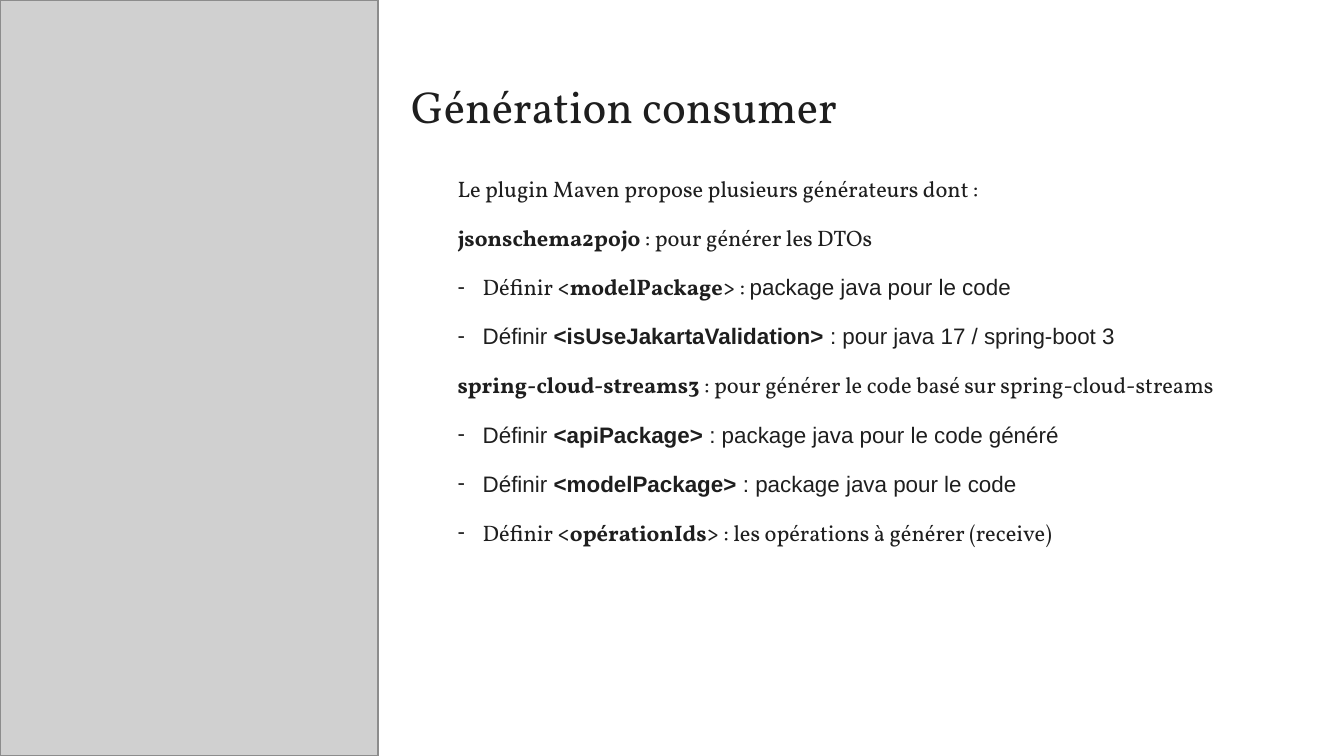
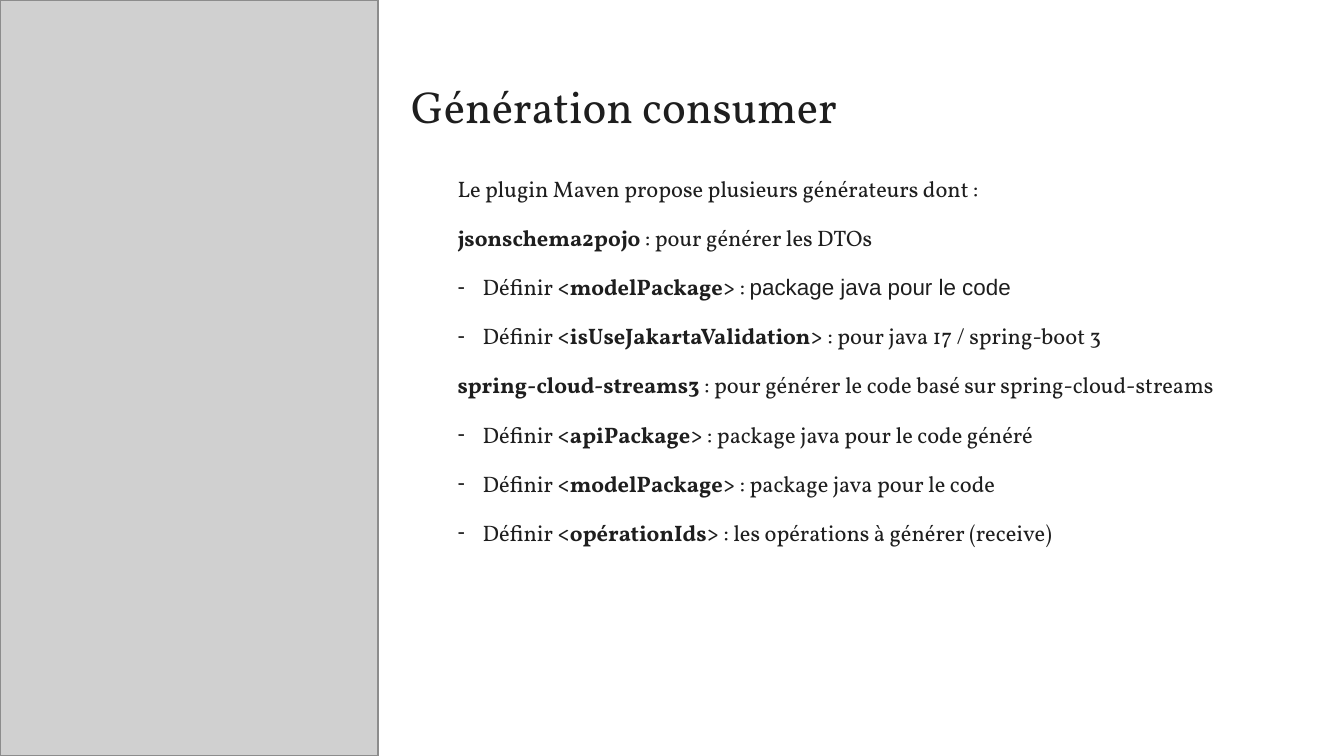
Before and after one commit to darken33/design-first-allinone, a slide deck: slide 50 of prez/Devfest Nantes 25 - API Design First.pptx. Drawn at 1344x756 pixels with LibreOffice and Linux fonts; fonts in the diff are those of the drawing; grey boxes stand for pictures; background and template pictures are left out. Boxes give left, top, right and bottom in pixels: in the first picture for what was removed or moved away, otherwise in the second. Text is boxed around its words. In the diff, an @@ line names an element or a change of style, - is before the commit and + after.

```diff
--- a/prez/Devfest Nantes 25 - API Design First.pptx
+++ b/prez/Devfest Nantes 25 - API Design First.pptx
@@ text at <box>483,328,1101,498</box>: font Arial to Vollkorn in "Définir <isUseJakartaValidation> : pour java 17 / ...", "Définir <apiPackage> : package java pour le ...", "Définir <modelPackage> : package java pour le ..." @@
```
Also in this commit, not shown: 1 other slide changed, 1 other file.
